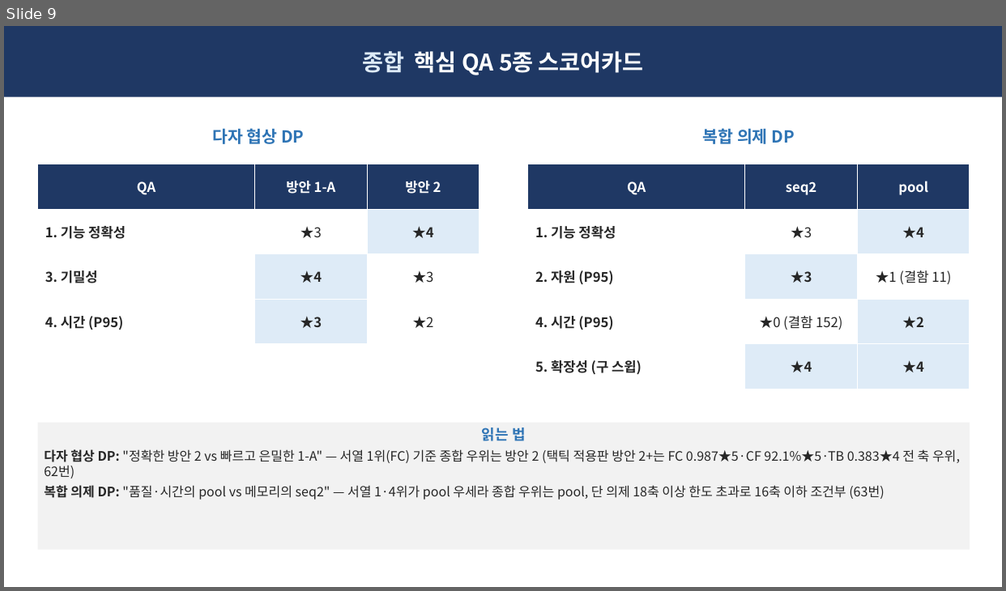
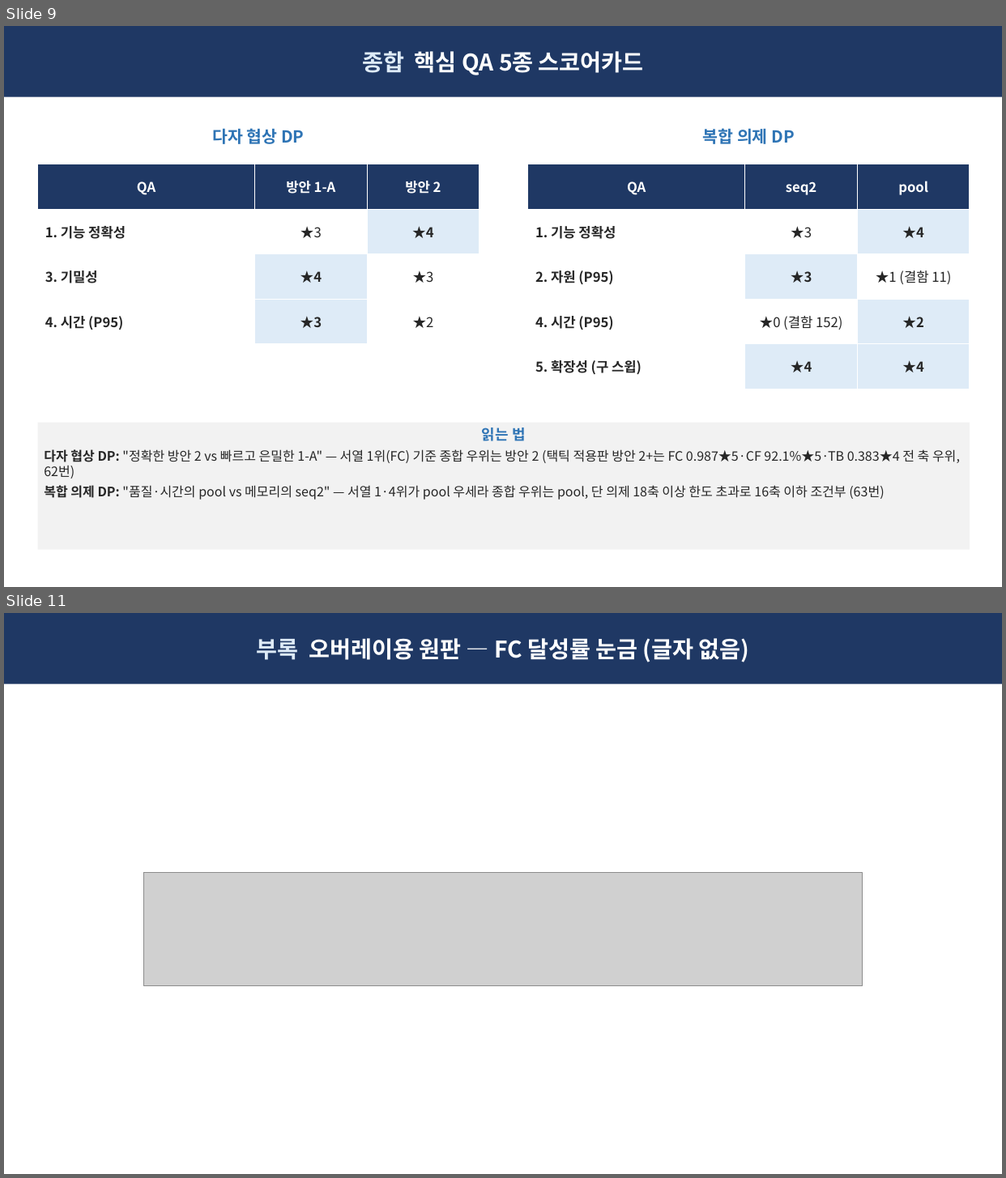
Before and after one commit to Sunwoo-Nam/architect-teamproject, a slide deck: docs/changbae/61-핵심QA-5종-임원-브리핑.pptx. Shown one above the other, each under a label of ours: slide 9 before the commit, slides 9 and 11 after it; the slides between them are not shown. The pictures are 1006x591 and 1006x1178 pixels, drawn with LibreOffice and Linux fonts; fonts in the diff are those of the drawing; grey boxes stand for pictures. Boxes give left, top, right and bottom in pixels: in the first picture for what was removed or moved away, otherwise in the second. Text is boxed around its words. In the diff, an @@ line names an element or a change of style, - is before the commit and + after.

```diff
--- a/docs/changbae/61-핵심QA-5종-임원-브리핑.pptx
+++ b/docs/changbae/61-핵심QA-5종-임원-브리핑.pptx
@@ slide 11 added at box(4, 613, 1002, 1174), background #FFFFFF @@
@@ rectangle added at box(4, 613, 1002, 684), fill #1F3864, 22 pt, text #FFFFFF, bold @@
+부록 오버레이용 원판 — FC 달성률 눈금 (글자 없음)
@@ picture added at box(144, 873, 863, 986) @@
```
Also in this commit, not shown: 4 other slides added, 10 other files.
